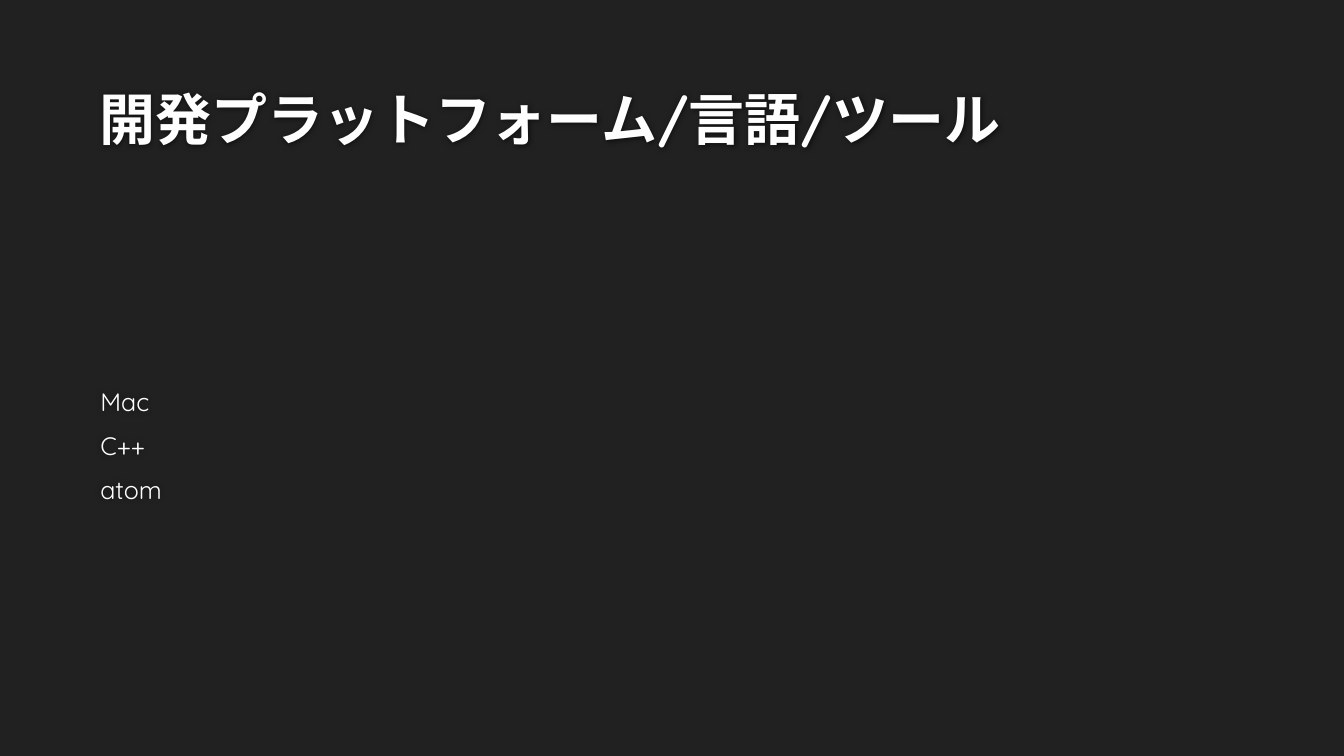
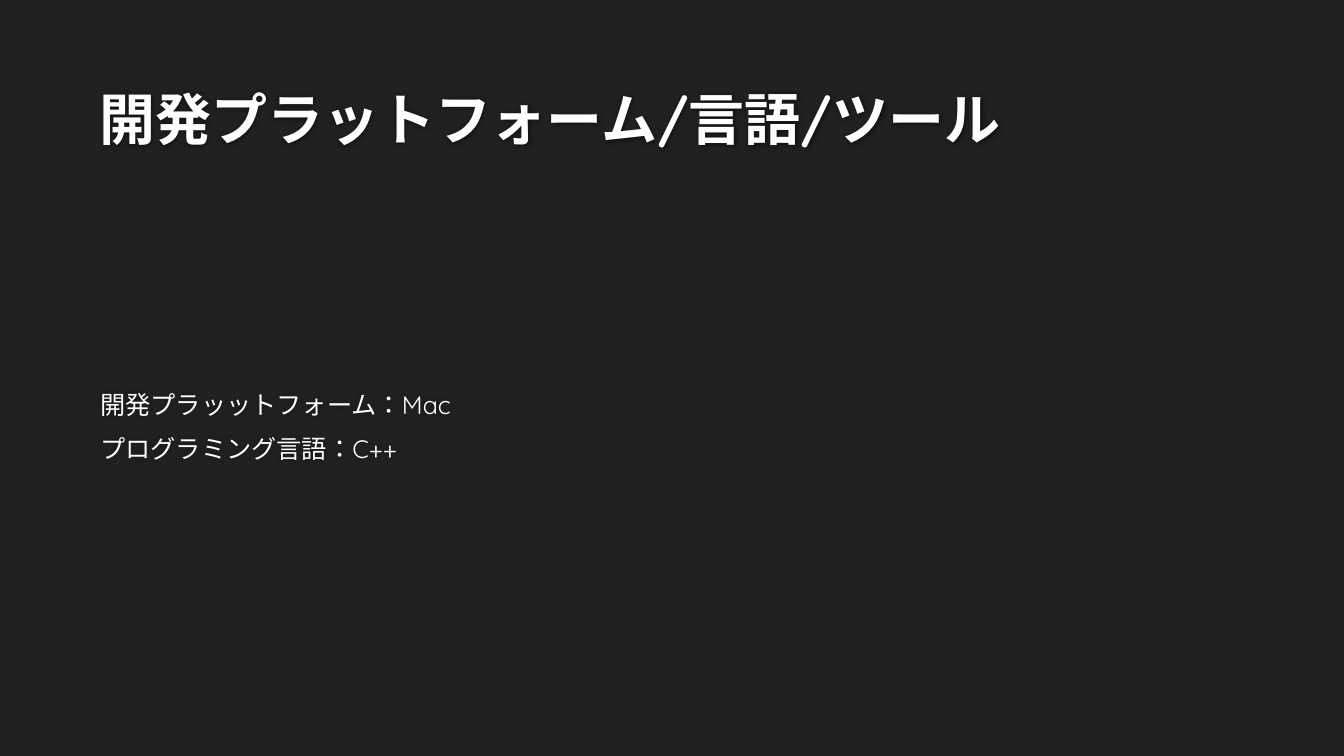
Before and after one commit to ie03-aizu-2019/ie03project-team_linearsystem, a slide deck: slide 2 of ソフトウェア総合演習.pptx. Drawn at 1344x756 pixels with LibreOffice and Linux fonts; fonts in the diff are those of the drawing; background and template pictures are left out. Boxes give left, top, right and bottom in pixels: in the first picture for what was removed or moved away, otherwise in the second. Text is boxed around its words. In the diff, an @@ line names an element or a change of style, - is before the commit and + after.

```diff
--- a/ソフトウェア総合演習.pptx
+++ b/ソフトウェア総合演習.pptx
@@ text at [100, 393, 451, 460]: text changed @@
-Mac
-C++
-atom
+開発プラッットフォーム：Mac
+プログラミング言語：C++
```
Also in this commit, not shown: 6 other slides changed, 2 slides added, 2 slides removed.
